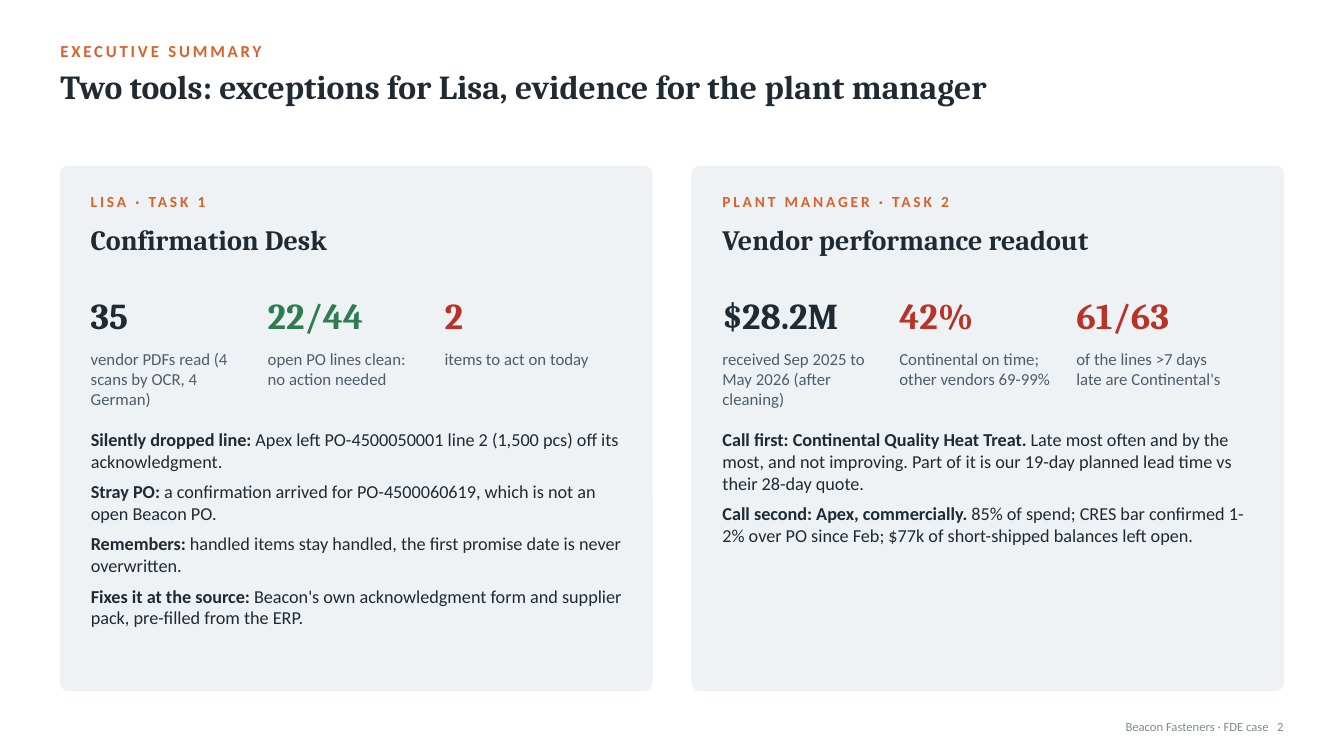
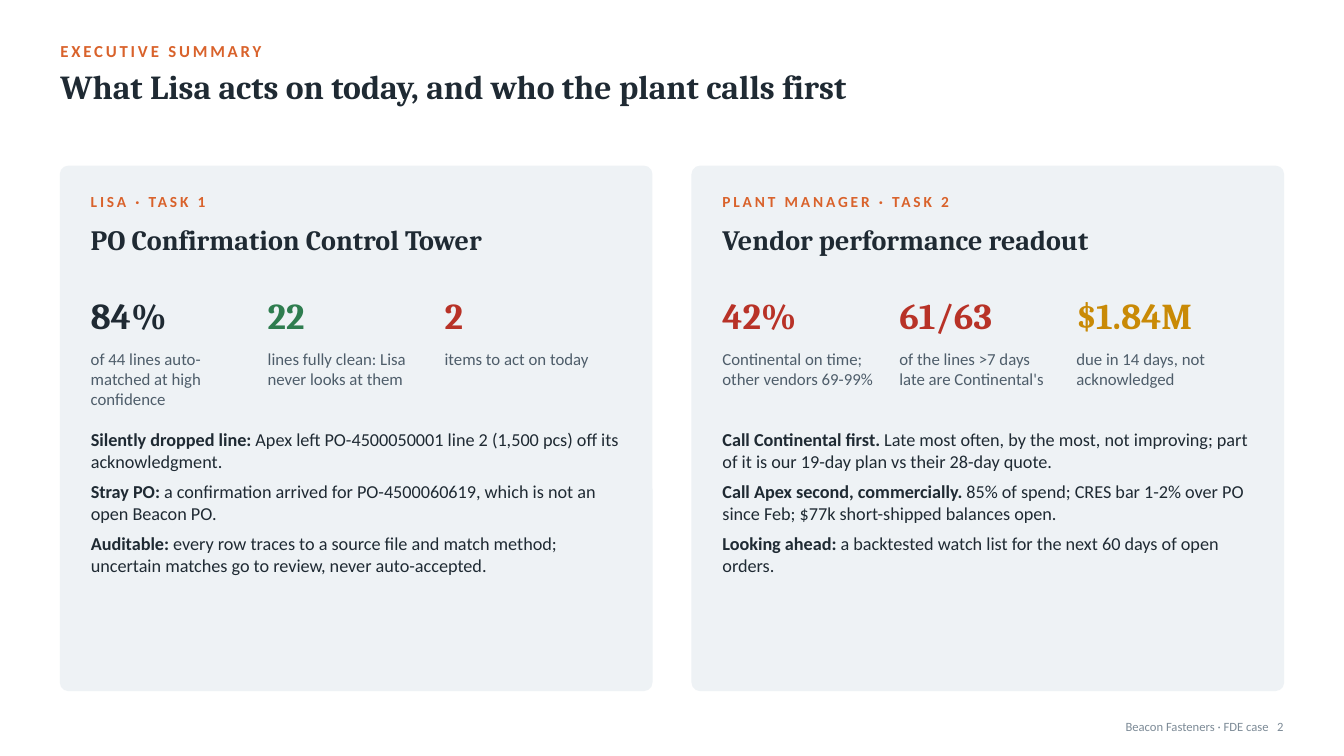
Before and after one commit to SmritaPandey/BeaconFasteners, a slide deck: slide 2 of Beacon Superday-Submission/presentation/Beacon_FDE_Casestudy.pptx. Drawn at 1344x756 pixels with LibreOffice and Linux fonts; fonts in the diff are those of the drawing. Boxes give left, top, right and bottom in pixels: in the first picture for what was removed or moved away, otherwise in the second. Text is boxed around its words. In the diff, an @@ line names an element or a change of style, - is before the commit and + after.

```diff
--- a/Beacon Superday-Submission/presentation/Beacon_FDE_Casestudy.pptx
+++ b/Beacon Superday-Submission/presentation/Beacon_FDE_Casestudy.pptx
@@ text at (60,75,846,107): text changed @@
-Two tools: exceptions for Lisa, evidence for the plant manager
+What Lisa acts on today, and who the plant calls first
@@ text at (91,230,482,251): text changed @@
-Confirmation Desk
+PO Confirmation Control Tower
@@ text "42%": place and size @@
-text "42%" at (899,304,973,330)
+text "42%" at (722,304,796,330)
@@ text "61/63": place and size @@
-text "61/63" at (1076,303,1169,334)
+text "61/63" at (899,303,992,334)
@@ text at (91,304,167,330): text changed @@
-35
+84%
@@ text at (268,304,305,329): text changed @@
-22/44
+22
@@ text removed at (722,302,838,332) @@
-$28.2M
@@ text added at (1076,302,1192,332), 26 pt, text #C98A06, bold @@
+$1.84M
@@ text at (91,353,201,405): text changed @@
-vendor PDFs read (4 scans by OCR, 4 German)
+of 44 lines auto-matched at high confidence
@@ text at (268,353,405,385): text changed @@
-open PO lines clean: no action needed
+lines fully clean: Lisa never looks at them
@@ text "Continental on time; other vendors ...": place and size @@
-text "Continental on time; other vendors ..." at (899,353,1050,385)
+text "Continental on time; other vendors ..." at (722,353,873,385)
@@ text removed at (722,353,864,408) @@
-received Sep 2025 to May 2026 (after cleaning)
@@ text "of the lines >7 days ...": place and size @@
-text "of the lines >7 days ..." at (1076,353,1220,385)
+text "of the lines >7 days ..." at (899,353,1043,385)
@@ text added at (1076,353,1205,388), 12 pt, text #4E5D6A @@
+due in 14 days, not acknowledged
@@ text at (722,433,1248,572): text changed @@
-• Call first: Continental Quality Heat Treat. Late most often and by the most, and not improving. Part of it is our 19-day planned lead time vs their 28-day quote.
-• Call second: Apex, commercially. 85% of spend; CRES bar confirmed 1-2% over PO since Feb; $77k of short-shipped balances left open.
+• Call Continental first. Late most often, by the most, not improving; part of it is our 19-day plan vs their 28-day quote.
+• Call Apex second, commercially. 85% of spend; CRES bar 1-2% over PO since Feb; $77k short-shipped balances open.
+• Looking ahead: a backtested watch list for the next 60 days of open orders.
@@ text at (91,537,557,575): text changed @@
-• Remembers: handled items stay handled, the first promise date is never overwritten.
-• Fixes it at the source: Beacon's own acknowledgment form and supplier pack, pre-filled from the ERP.
+• Auditable: every row traces to a source file and match method; uncertain matches go to review, never auto-accepted.
```
Also in this commit, not shown: 15 other slides changed, 5 slides added, 2 slides removed, 18 other files.
